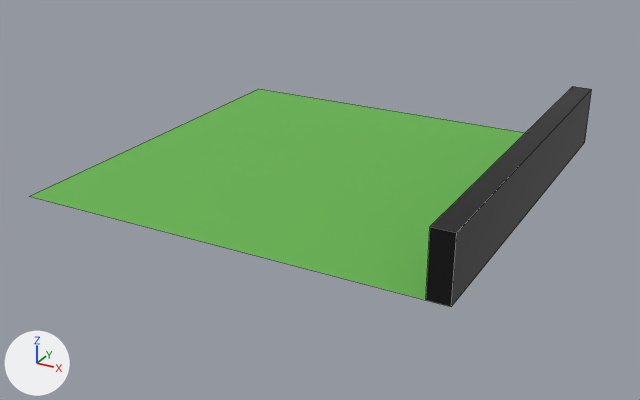
An edit to the FBX model public/assets/models/tile_straight_rw.fbx, drawn before and after from the same camera.
The view is the same before and after, from a camera (50 mm lens) standing at (3.03, -4.69, 1.65) and looking at (1.08, -1.14, -0.12). The lights are fixed; the arrows at lower left show +X, +Y and +Z. The picture after the commit comes second. Mesh edges are drawn as thin lines.

Script lines for the objects in view, before the commit:
```python
me_plane_002 = bpy.data.meshes.new('Plane.002')
me_plane_002.from_pydata(...)  # 10 vertices, 6 faces; spans x 0.0..2.1, y -2.0..0.0, z 0.0..0.3
# faces by material slot: [1, 5]
me_plane_002.materials.append(mat_grass)  # green #6ebf55
me_plane_002.materials.append(mat_black)  # black #1b1b1b
# before: 4 (2.1, -2.0, 0.0) at pixel (451, 306), 5 (2.1, 0.0, 0.0) at pixel (584, 142), 8 (2.1, -2.0, 0.3) at pixel (456, 232), 9 (2.1, 0.0, 0.3) at pixel (591, 89)
ob_t0_straight = bpy.data.objects.new('T0_Straight', me_plane_002)
ob_t0_straight.location = (0.0, 0.0, 0.0)
```
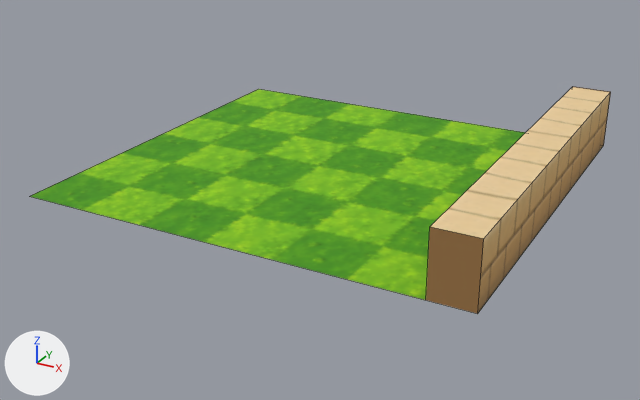
Edits to the bpy script that builds the scene:
```text
Add img_minigolf_tile_tex_256_png:
    img_minigolf_tile_tex_256_png = load_image('minigolf tile tex 256.png', 'minigolf tile tex 256.png', 256, 256, 'sRGB')
Add mat_texture:
    mat_texture = principled_material('Texture')
    mat_texture.texture = img_minigolf_tile_tex_256_png
    mat_texture.roughness = 1.0
Change me_plane_002:
    used by ob_t0_straight; location = (0.0, 0.0, 0.0)
    remove me_plane_002.from_pydata(...)  # 10 vertices, 6 faces; spans x 0.0..2.1, y -2.0..0.0, z 0.0..0.3
    add me_plane_002.from_pydata(...)  # 10 vertices, 6 faces; spans x 0.0..2.2, y -2.0..0.0, z 0.0..0.3
    me_plane_002 part 1
    add for i in [4, 5, 8, 9]: me_plane_002.vertices[i].co += Vector((0.1, 0.0, 0.0))
    me_plane_002 part 2: all 1 face that had it switch from mat_grass (green #6ebf55) to mat_texture (picture img_minigolf_tile_tex_256_png)
    me_plane_002 part 3: all 5 faces that had it switch from mat_black (black #1b1b1b) to mat_texture (picture img_minigolf_tile_tex_256_png)
    me_plane_002 part 4: texture (UV) coordinates of 6 of 6 faces, centred in x 1.0..2.1, y -2.0..0.0, z 0.0..0.3, changed; they spanned u 0.0..1.0, v 0.0..1.0 and now span u 0.0..1.0, v 0.0..1.0
```

Where the change shows, as pixel boxes (x1, y1, x2, y2) in the pictures (640 x 400 px; the box of a moved part takes in the faces that stretch with it):
'T0_Straight', reshaped, recoloured, surface changed: before (30, 87, 592, 307); after (30, 87, 611, 314)
part 1 of me_plane_002, moved or reshaped: before (426, 87, 592, 307); after (426, 87, 611, 314)
part 2 of me_plane_002, recoloured: (30, 89, 525, 300) in both
part 3 of me_plane_002, recoloured (black to beige): before (426, 87, 592, 307); after (426, 87, 611, 314)
part 4 of me_plane_002, surface changed: before (30, 87, 592, 307); after (30, 87, 611, 314)
